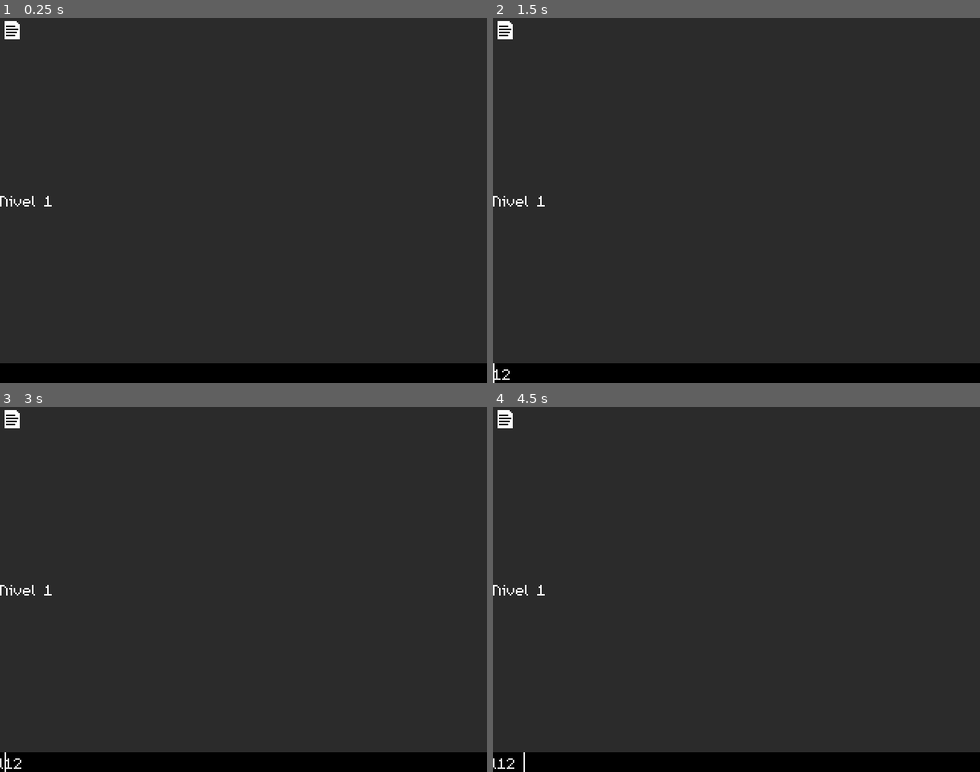
Above: before the commit, frames 1-4 (two rows, left to right).
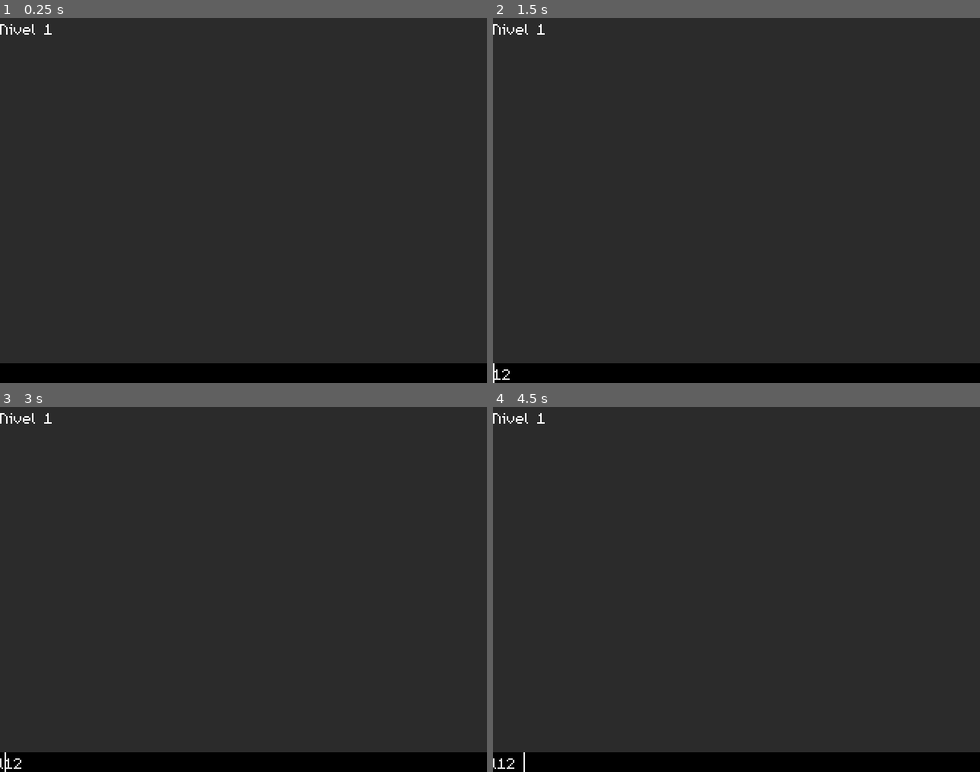
Above: after the commit, the same moments.

Repository: saLucasRd/trabalho-jogo-unix
Game: Godot game, scene res://ui/level.tscn
Two runs of this game, one before a commit and one after it. Both use one fixed random seed, a clock stepped at 60 frames per second and the inputs below. This scene is started directly instead of the project's main scene.
Inputs (mouse positions are in pixels of both pictures, inside the frame that each line leads up to):
- Up to frame 1 (0.25 s): no input
- Up to frame 2 (1.5 s): click (736, 372) at 0.52 s; type "12" at 0.6 s; tap Enter (ui_accept) at 1.25 s; move the mouse to (843, 182) at 1.27 s; hold Up from 1.28 s (still down); hold Ctrl from 1.28 s (still down); click (843, 182) at 1.42 s
- Up to frame 3 (3 s): tap Enter (ui_accept) at 1.52, 2, 2.75 s; release Up at 2 s; release Ctrl at 2 s; drag from (146, 607) to (219, 662) at 2.02 s; move the mouse to (292, 509) at 2.77 s; hold Up from 2.78 s (still down); tap L at 2.85 s; click (292, 509) at 2.92 s
- Up to frame 4 (4.5 s): release Up at 3.5 s; tap Enter (ui_accept) at 3.5, 4.25 s; drag from (712, 662) to (590, 534) at 3.52 s; move the mouse to (882, 644) at 4.27 s; hold Down from 4.28 s (still down); tap Space at 4.35 s; click (882, 644) at 4.42 s

The runs differ from the first frame. In frame 1, 0.3% of the frame differs, in the area x 0-11%, y 0-52%; in frame 2, 0.3%; in frame 3, 0.3%; in frame 4, 0.3%.
Error in both runs: Invalid assignment of property or key 'text' with value of type 'String' on a base object of type 'null instance'. (res://ui/level.gd:13)

Commit message:
mouse pass

Diff:
--- a/ui/level.tscn
+++ b/ui/level.tscn
@@ -1,7 +1,6 @@
-[gd_scene load_steps=8 format=3 uid="uid://dwq1mdvnentq5"]
+[gd_scene load_steps=7 format=3 uid="uid://dwq1mdvnentq5"]
 
 [ext_resource type="Script" path="res://ui/level.gd" id="1_kf05d"]
-[ext_resource type="Texture2D" uid="uid://bv8u762vxgqlq" path="res://assets/image/file.png" id="1_qdplc"]
 [ext_resource type="FontFile" uid="uid://cwcj6fpreyp80" path="res://assets/font/m5x7.ttf" id="2_agay0"]
 
 [sub_resource type="StyleBoxFlat" id="StyleBoxFlat_la0yo"]
@@ -33,6 +32,7 @@
 anchor_bottom = 1.0
 grow_horizontal = 2
 grow_vertical = 2
+mouse_filter = 1
 theme_override_styles/panel = SubResource("StyleBoxFlat_la0yo")
 
 [node name="VBoxContainer2" type="VBoxContainer" parent="."]
@@ -43,15 +43,6 @@
 anchor_bottom = 1.0
 grow_horizontal = 2
 grow_vertical = 2
-
-[node name="GridContainer2" type="GridContainer" parent="VBoxContainer2"]
-layout_mode = 2
-size_flags_vertical = 3
-columns = 4
-
-[node name="TextureRect" type="TextureRect" parent="VBoxContainer2/GridContainer2"]
-layout_mode = 2
-texture = ExtResource("1_qdplc")
 
 [node name="RichTextLabel" type="RichTextLabel" parent="VBoxContainer2"]
 custom_minimum_size = Vector2(0, 40)
